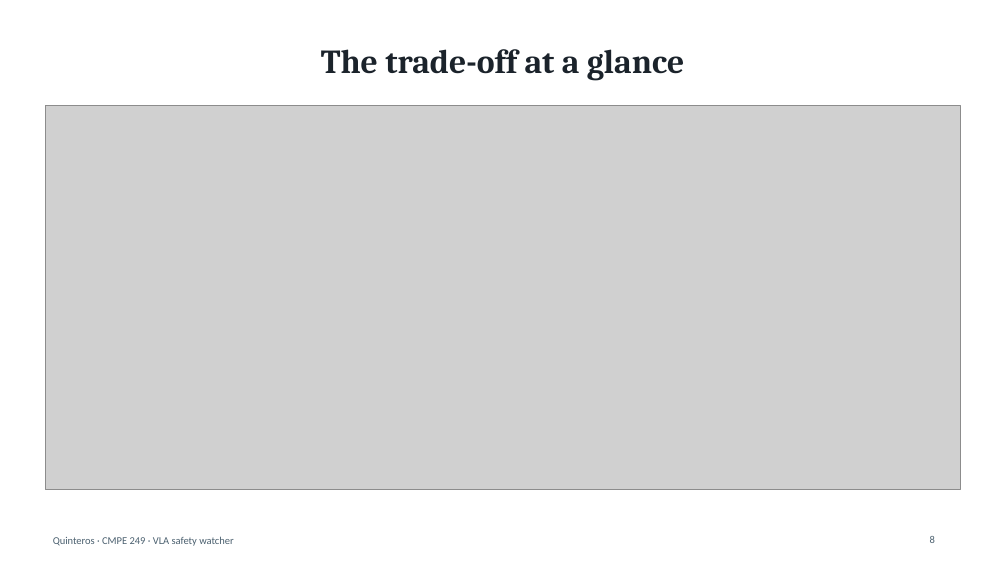
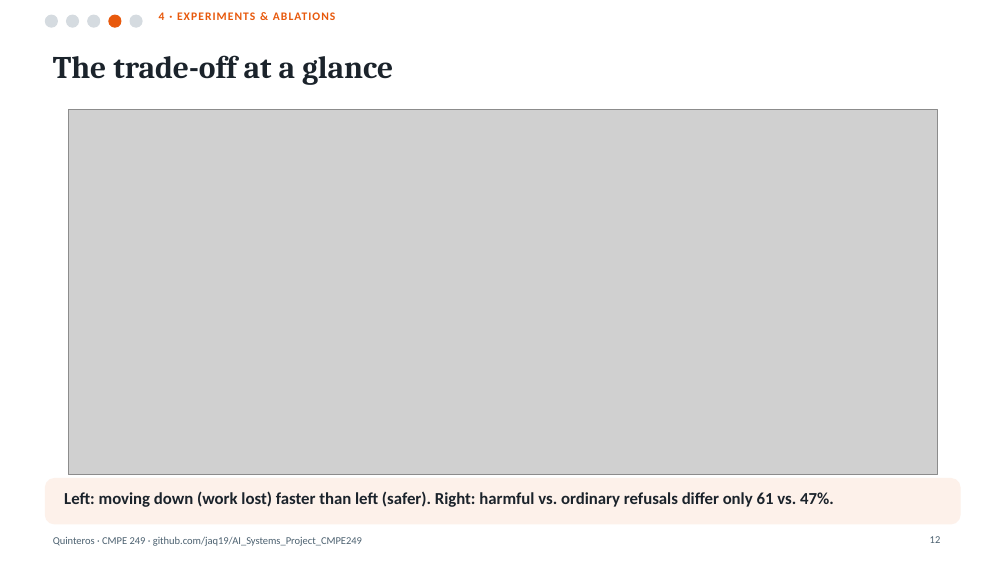
Before and after one commit to jaq19/AI_Systems_Project_CMPE249, a slide deck: slide 12 of deliverables/VLA_Watcher_Slides_Quinteros.pptx (slide 8 before the commit). Drawn at 1008x567 pixels with LibreOffice and Linux fonts; fonts in the diff are those of the drawing; grey boxes stand for pictures. Boxes give left, top, right and bottom in pixels: in the first picture for what was removed or moved away, otherwise in the second. Text is boxed around its words. In the diff, an @@ line names an element or a change of style, - is before the commit and + after.

```diff
--- a/deliverables/VLA_Watcher_Slides_Quinteros.pptx
+++ b/deliverables/VLA_Watcher_Slides_Quinteros.pptx
@@ ellipse added at box(45, 15, 57, 27), fill #D5DBE0, outline #D5DBE0 1 pt @@
@@ ellipse added at box(67, 15, 79, 27), fill #D5DBE0, outline #D5DBE0 1 pt @@
@@ ellipse added at box(88, 15, 100, 27), fill #D5DBE0, outline #D5DBE0 1 pt @@
@@ ellipse added at box(109, 15, 121, 27), fill #E8590C, outline #E8590C 1 pt @@
@@ ellipse added at box(130, 15, 142, 27), fill #D5DBE0, outline #D5DBE0 1 pt @@
@@ text added at box(159, 12, 336, 20), 11 pt, text #E8590C, bold @@
+4 · EXPERIMENTS & ABLATIONS
@@ title "The trade-off at a glance": place and size @@
-title "The trade-off at a glance" at box(321, 49, 684, 81)
+title "The trade-off at a glance" at box(53, 55, 393, 85)
@@ title "The trade-off at a glance" at box(53, 55, 393, 85): size 32 to 30 pt; alignment centre to left @@
@@ picture: place and size @@
-picture at box(45, 106, 960, 490)
+picture at box(68, 110, 938, 475)
@@ rounded rectangle added at box(45, 479, 960, 524), fill #FDF1EA, outline #FDF1EA 1 pt @@
@@ text added at box(64, 491, 834, 507), 16 pt, text #1B232B, bold @@
+Left: moving down (work lost) faster than left (safer). Right: harmful vs. ordinary refusals differ only 61 vs. 47%.
@@ text at box(53, 536, 362, 546): text changed @@
-Quinteros · CMPE 249 · VLA safety watcher
+Quinteros · CMPE 249 · github.com/jaq19/AI_Systems_Project_CMPE249
@@ page number at box(930, 536, 941, 543): text changed @@
-8
+12
```
Also in this commit, not shown: 9 other slides changed, 10 slides added, 3 slides removed.
